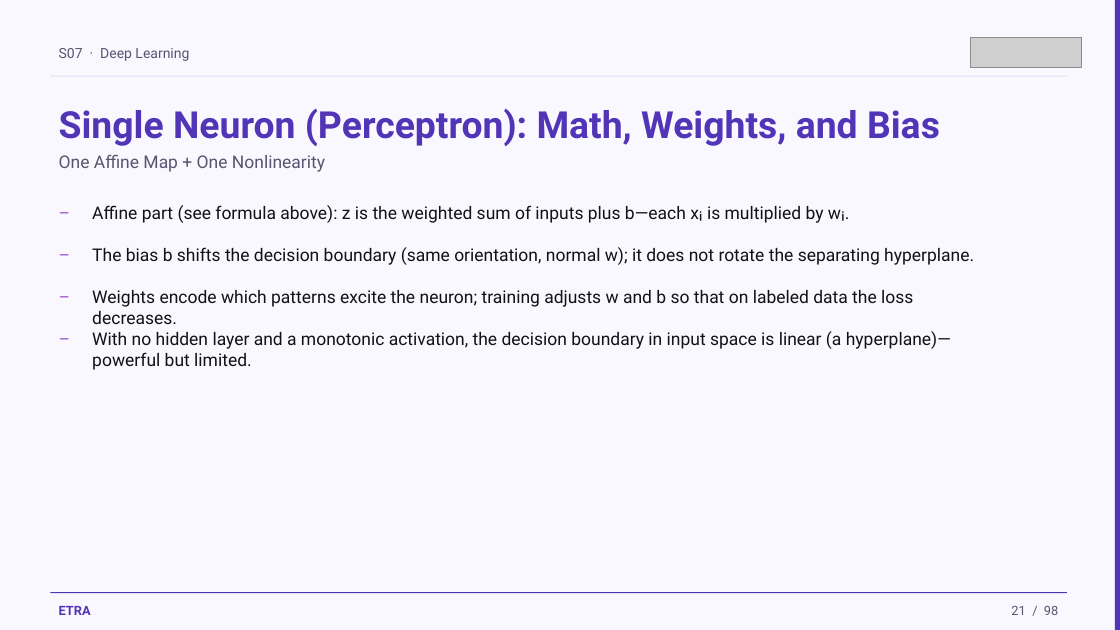
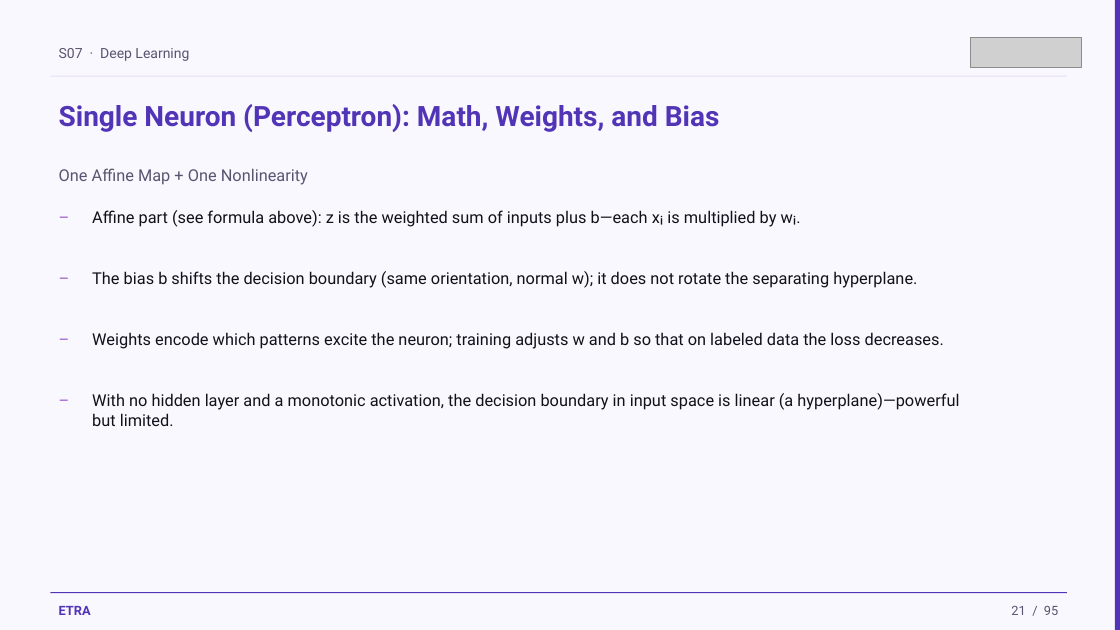
Before and after one commit to iksasa15/AI-ML, a slide deck: slide 21 of web-presentation/pdf-exports/Week2-Session1-Deep-Learning.pptx. Drawn at 1120x630 pixels with LibreOffice and Linux fonts; fonts in the diff are those of the drawing; grey boxes stand for pictures. Boxes give left, top, right and bottom in pixels: in the first picture for what was removed or moved away, otherwise in the second. Text is boxed around its words. In the diff, an @@ line names an element or a change of style, - is before the commit and + after.

Commit message:
feat: update Week 2, Session 1 PowerPoint and diagrams with new content on regularization techniques, including dropout and weight decay, and refine existing diagrams for improved educational clarity

```diff
--- a/web-presentation/pdf-exports/Week2-Session1-Deep-Learning.pptx
+++ b/web-presentation/pdf-exports/Week2-Session1-Deep-Learning.pptx
@@ text "Single Neuron (Perceptron): Math, Weights, ..." at (59,104,720,132): size 32 to 24 pt @@
@@ text "One Affine Map + One ...": place and size @@
-text "One Affine Map + One ..." at (59,154,325,172)
+text "One Affine Map + One ..." at (59,168,308,185)
@@ text "–": place and size @@
-text "–" at (50,239,80,277)
+text "–" at (50,265,80,317)
@@ text "The bias b shifts the ...": place and size @@
-text "The bias b shifts the ..." at (92,247,974,265)
+text "The bias b shifts the ..." at (92,271,917,288)
@@ text "–": place and size @@
-text "–" at (50,281,80,319)
+text "–" at (50,325,80,377)
@@ text "Weights encode which patterns excite ...": place and size @@
-text "Weights encode which patterns excite ..." at (92,290,913,324)
+text "Weights encode which patterns excite ..." at (92,332,944,349)
@@ size 15 to 14 pt in 9 elements at (59,168,308,185), (92,210,801,227), (92,271,917,288), (92,332,944,349), (92,393,959,426), (50,203,80,255), (50,265,80,317), (50,325,80,377), (50,386,80,438) @@
@@ text "–": place and size @@
-text "–" at (50,323,80,361)
+text "–" at (50,386,80,438)
@@ text "With no hidden layer and ...": place and size @@
-text "With no hidden layer and ..." at (92,331,951,370)
+text "With no hidden layer and ..." at (92,393,959,426)
@@ text at (1011,606,1058,615): text changed @@
-21 / 98
+21 / 95
```
Also in this commit, not shown: 93 other slides changed, 3 slides removed, 3 other files.
